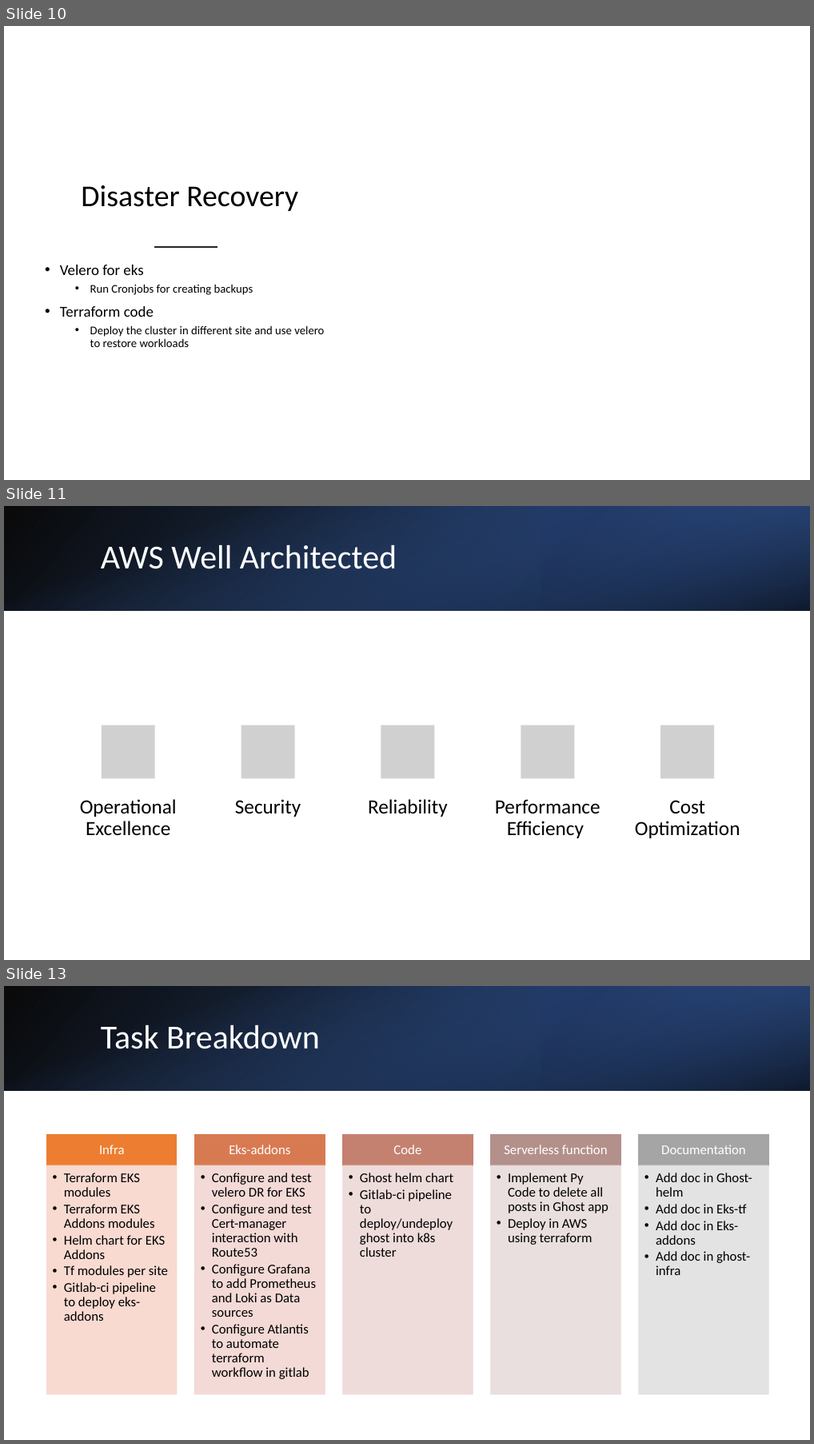
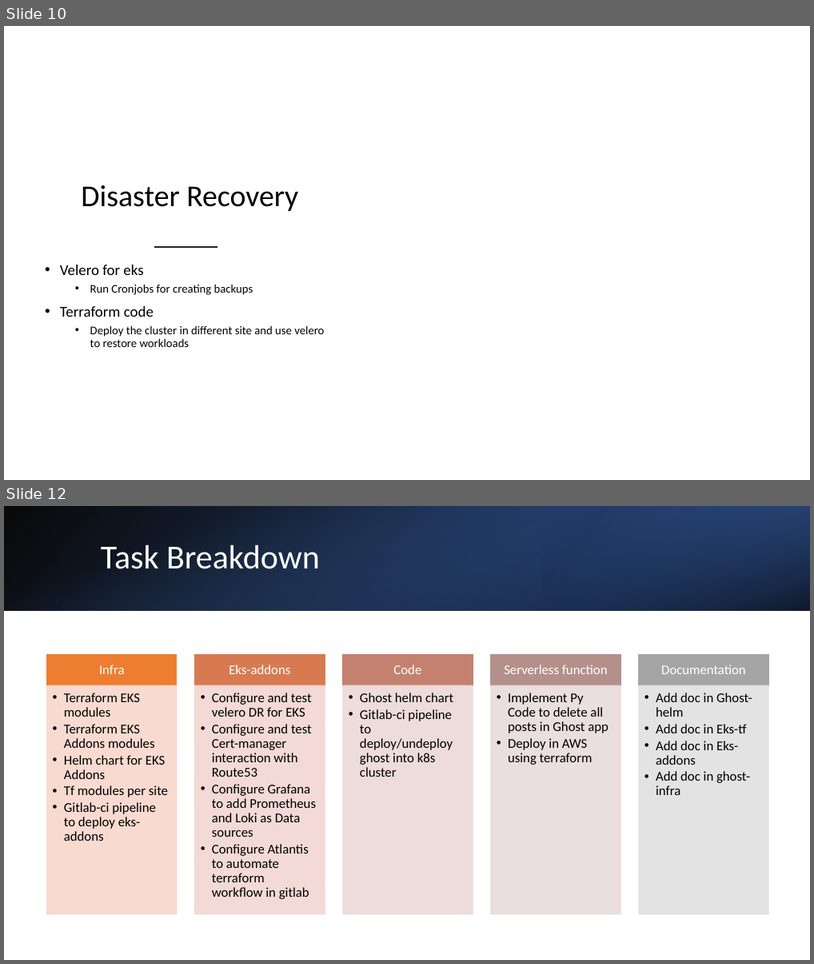
Before and after one commit to Iyad87/ghost-helm, a slide deck: ghost-ppt.pptx. Shown one above the other, each under a label of ours: slides 10, 11 and 13 before the commit, slides 10 and 12 after it; the slides between them are not shown. The pictures are 814x1444 and 814x964 pixels, drawn with LibreOffice and Linux fonts; fonts in the diff are those of the drawing; grey boxes stand for pictures; background and template pictures are left out. Boxes give left, top, right and bottom in pixels: in the first picture for what was removed or moved away, otherwise in the second. Text is boxed around its words. In the diff, an @@ line names an element or a change of style, - is before the commit and + after.

```diff
--- a/ghost-ppt.pptx
+++ b/ghost-ppt.pptx
@@ slide 11 removed at bbox=[4, 506, 810, 960], background #FFFFFF @@
@@ rectangle removed at bbox=[4, 506, 810, 610] @@
@@ rectangle removed at bbox=[4, 506, 810, 610] @@
@@ rectangle removed at bbox=[542, 506, 810, 610] @@
@@ title removed at bbox=[101, 545, 397, 569] @@
-AWS Well Architected
@@ group removed at bbox=[80, 725, 741, 838]: 5 pictures, 5 texts @@
-Operational Excellence
-Security
-Reliability
-Performance Efficiency
-Cost Optimization
@@ what was slide 13 is now slide 12 @@
```
Also in this commit, not shown: 5 slides changed, 2 slides added, 2 other slides removed.
